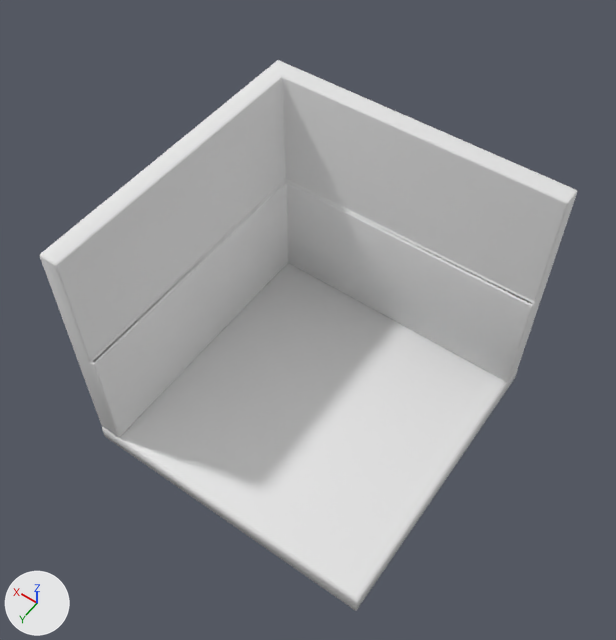
Two versions of the FBX model src/environment/rooms/models/wall-angle.fbx, one commit apart.
Both versions are drawn from a 50 mm lens placed at (-4.19, 8.0, 24.02), pointed at (4.81, -4.6, 4.21). The lights are fixed; the arrows at lower left show +X, +Y and +Z. The older version comes first. Where no turn or scale is listed for an object, it has been applied to the vertices. Vertices at exactly the same position are counted once.

In view in the first picture: 'wall-angle'.
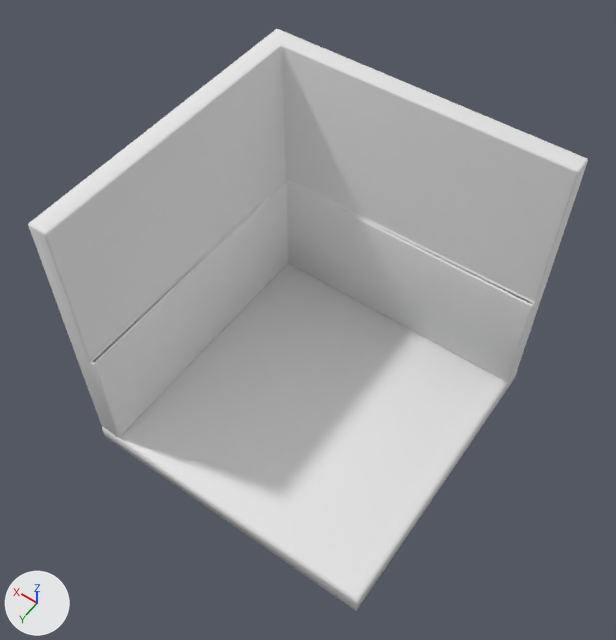
Where the change shows, as pixel boxes [x1, y1, x2, y2] in the pictures (616 x 640 px; the box of a moved part takes in the faces that stretch with it):
'wall-angle', reshaped
    before: [40, 60, 577, 611]
    after: [28, 29, 588, 611]
part 1 of me_cube_014, moved or reshaped
    before: [40, 60, 577, 362]
    after: [28, 29, 588, 362]

The change, as a diff of the scene's bpy script:
```diff
--- a/src/environment/rooms/models/wall-angle.fbx.py
+++ b/src/environment/rooms/models/wall-angle.fbx.py
@@ me_cube_014 @@
 # used by ob_wall_angle; location = (4.69, -4.83, -0.24)
-me_cube_014.from_pydata(...)  # 171 vertices, 166 faces; spans x -5.0..5.0, y -5.0..5.0, z -0.46..8.45
+me_cube_014.from_pydata(...)  # 171 vertices, 166 faces; spans x -5.0..5.0, y -5.0..5.0, z -0.46..9.55
+# me_cube_014 part 1: all 48 vertices in x -5.0..5.0, y -5.0..5.0, z 8.39..8.45 are moved by (0.0, 0.0, 1.09)
 me_cube_014.materials.append(mat_vertex)
```
